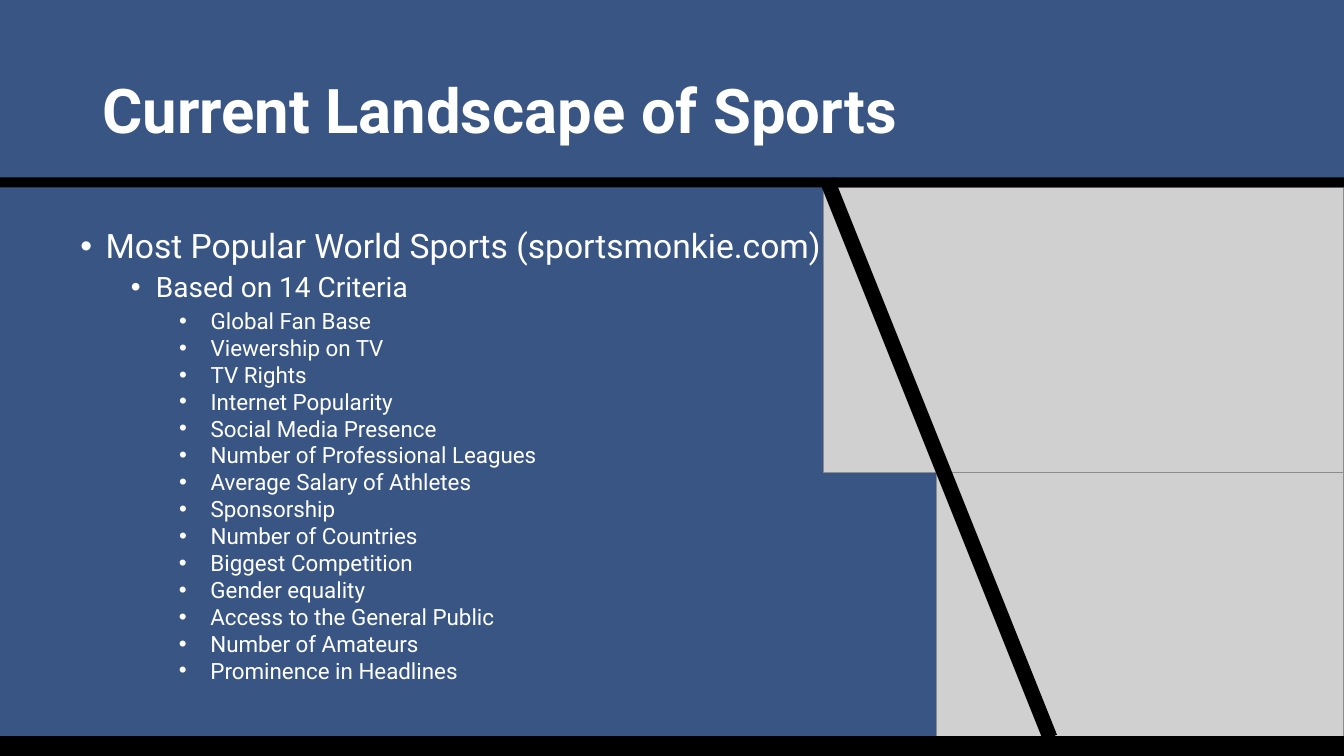
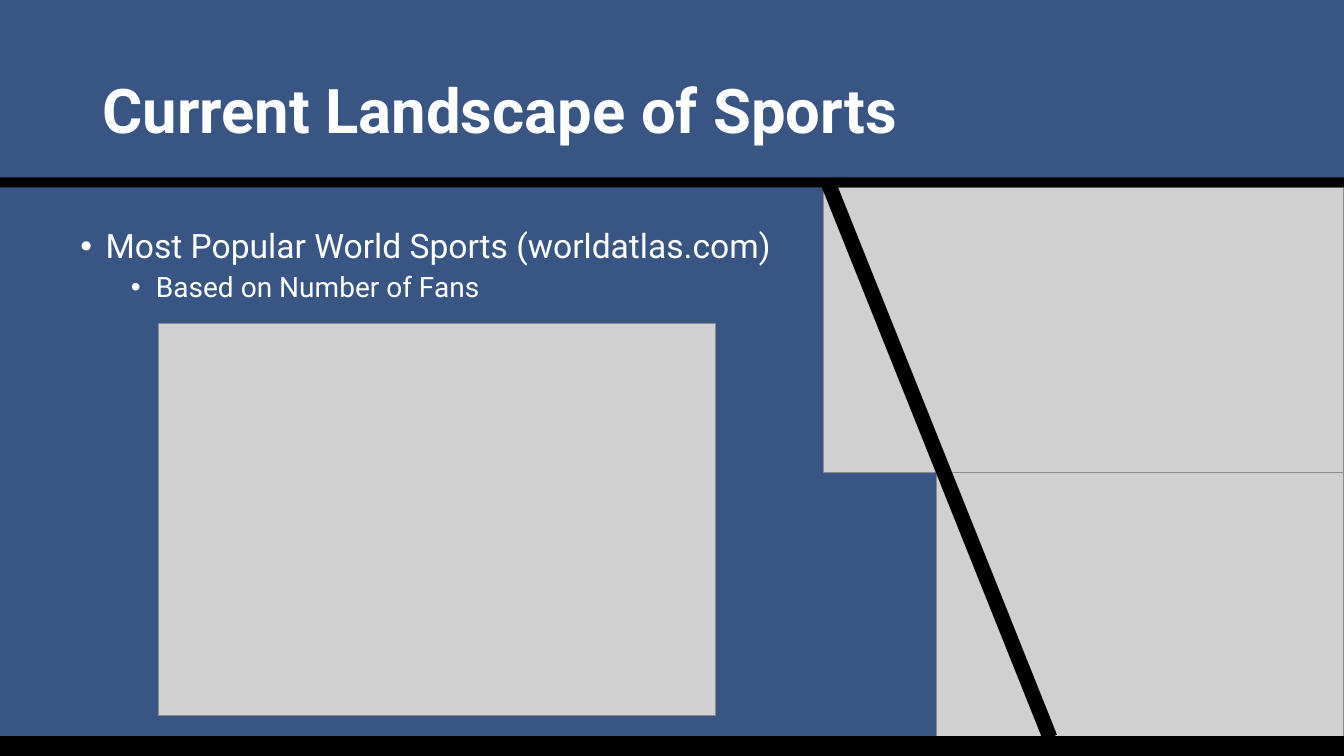
Before and after one commit to SuperMarioGiacomazzo/STOR538_WEBSITE, a slide deck: slide 10 of Slides/Sports Analytics 1/Sports_Analytics_1_Lecture.pptx (slide 9 before the commit). Drawn at 1344x756 pixels with LibreOffice and Linux fonts; fonts in the diff are those of the drawing; grey boxes stand for pictures. Boxes give left, top, right and bottom in pixels: in the first picture for what was removed or moved away, otherwise in the second. Text is boxed around its words. In the diff, an @@ line names an element or a change of style, - is before the commit and + after.

```diff
--- a/Slides/Sports Analytics 1/Sports_Analytics_1_Lecture.pptx
+++ b/Slides/Sports Analytics 1/Sports_Analytics_1_Lecture.pptx
@@ text at bbox=[106, 231, 770, 298]: text changed @@
-• Most Popular World Sports (sportsmonkie.com)
-  • Based on 14 Criteria
+• Most Popular World Sports (worldatlas.com)
+  • Based on Number of Fans
@@ picture added at bbox=[158, 324, 715, 716] @@
@@ text removed at bbox=[211, 312, 536, 544] @@
-  • Global Fan Base
-  • Viewership on TV
-  • TV Rights
-  • Internet Popularity
-  • Social Media Presence
-  • Number of Professional Leagues
-  • Average Salary of Athletes
-  • Sponsorship
-  • Number of Countries
@@ text removed at bbox=[210, 555, 494, 679] @@
-  • Biggest Competition
-  • Gender equality
-  • Access to the General Public
-  • Number of Amateurs
-  • Prominence in Headlines
```
Also in this commit, not shown: 1 other slide changed, 1 slide added, 6 other files.
